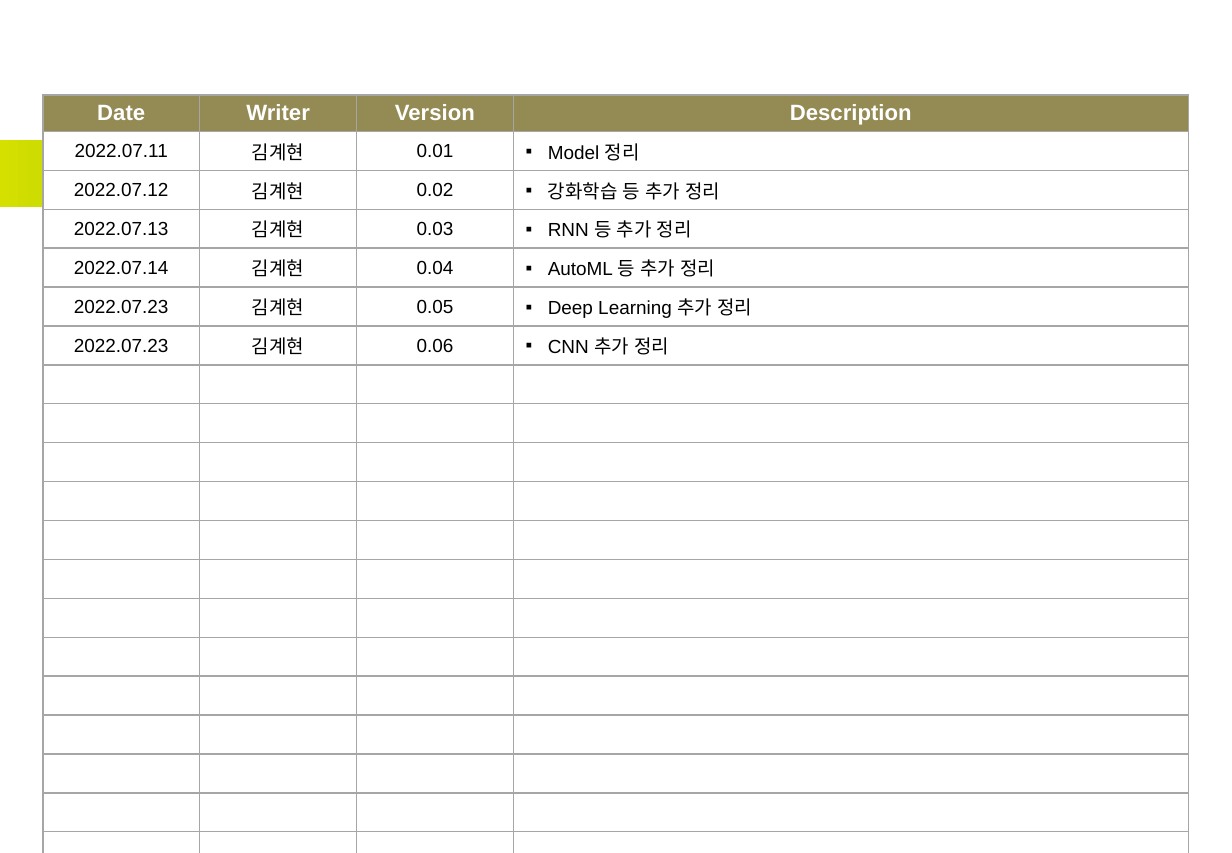
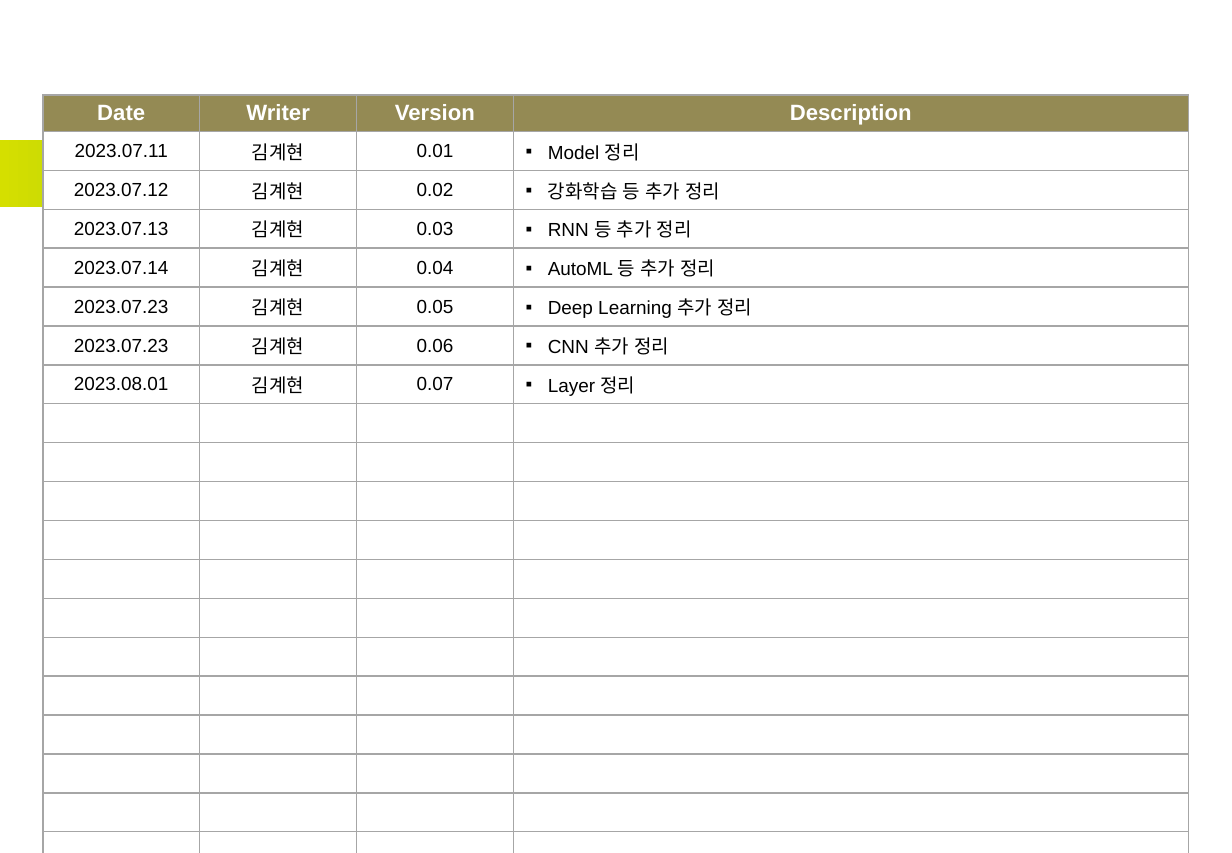
Before and after one commit to pnuskgh/EFriendExpert, a slide deck: slide 2 of laboratory/pnuskgh/docs/Deep_Learning.pptx. Drawn at 1232x853 pixels with LibreOffice and Linux fonts; fonts in the diff are those of the drawing. Boxes give left, top, right and bottom in pixels: in the first picture for what was removed or moved away, otherwise in the second. Text is boxed around its words. In the diff, an @@ line names an element or a change of style, - is before the commit and + after.

Commit message:
docs: update Deep Learning

```diff
--- a/laboratory/pnuskgh/docs/Deep_Learning.pptx
+++ b/laboratory/pnuskgh/docs/Deep_Learning.pptx
@@ table at bbox=[43, 96, 1190, 782] @@
-row 2: 2022.07.11 | 김계현 | 0.01 | Model 정리
-row 3: 2022.07.12 | 김계현 | 0.02 | 강화학습 등 추가 정리
-row 4: 2022.07.13 | 김계현 | 0.03 | RNN 등 추가 정리
-row 5: 2022.07.14 | 김계현 | 0.04 | AutoML 등 추가 정리
-row 6: 2022.07.23 | 김계현 | 0.05 | Deep Learning 추가 정리
-row 7: 2022.07.23 | 김계현 | 0.06 | CNN 추가 정리
+row 2: 2023.07.11 | 김계현 | 0.01 | Model 정리
+row 3: 2023.07.12 | 김계현 | 0.02 | 강화학습 등 추가 정리
+row 4: 2023.07.13 | 김계현 | 0.03 | RNN 등 추가 정리
+row 5: 2023.07.14 | 김계현 | 0.04 | AutoML 등 추가 정리
+row 6: 2023.07.23 | 김계현 | 0.05 | Deep Learning 추가 정리
+row 7: 2023.07.23 | 김계현 | 0.06 | CNN 추가 정리
+row 8: 2023.08.01 | 김계현 | 0.07 | Layer 정리
-row 20:  |  |  | 
```
Also in this commit, not shown: 11 other slides changed.
